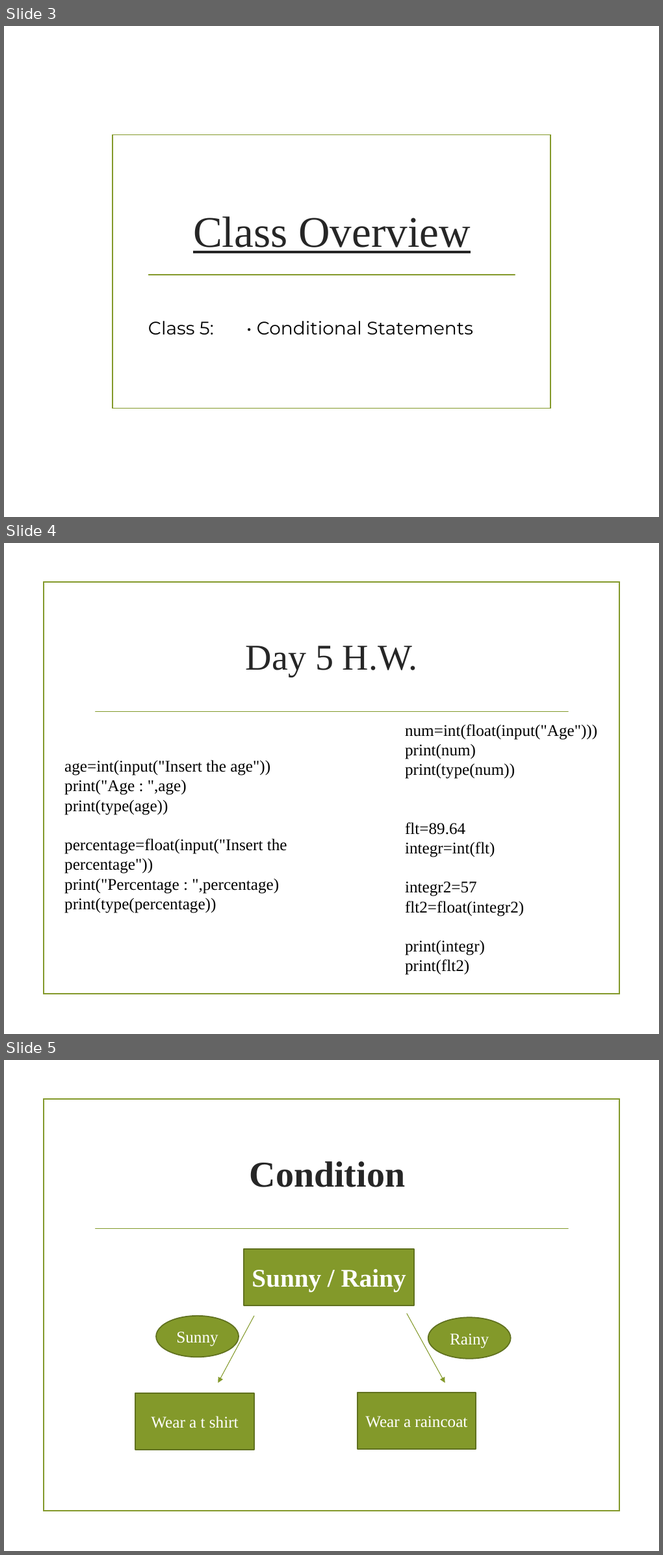
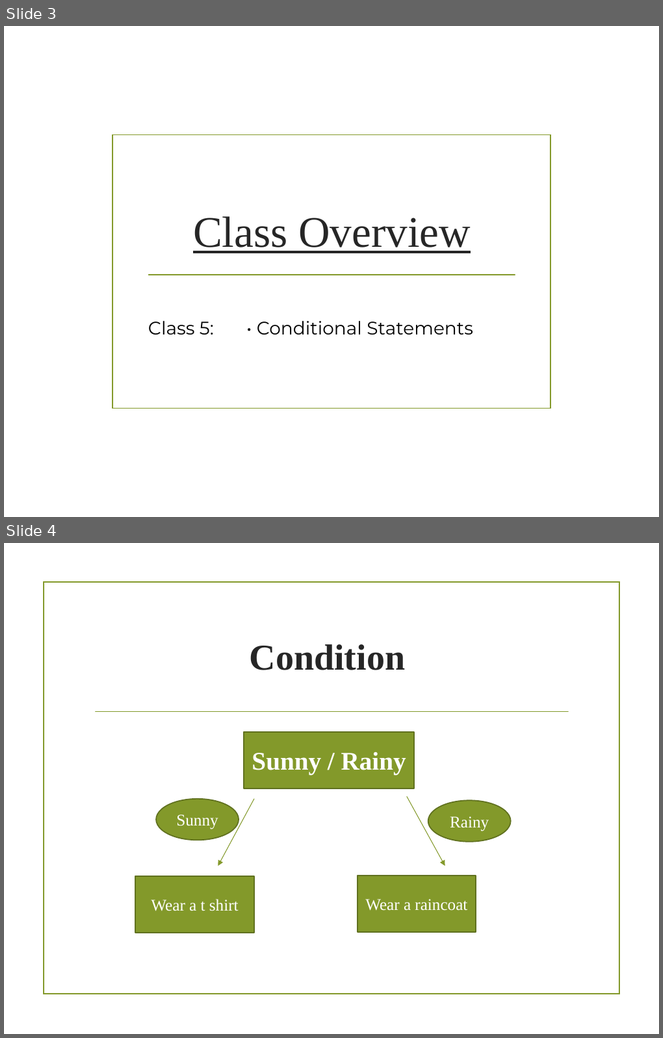
Before and after one commit to tf153/Connect-Bud, a slide deck: PPT/Python/class 5.pptx. Shown one above the other, each under a label of ours: slides 3, 4 and 5 before the commit, slides 3 and 4 after it. The pictures are 663x1555 and 663x1038 pixels, drawn with LibreOffice and Linux fonts; fonts in the diff are those of the drawing; background and template pictures are left out. Boxes give left, top, right and bottom in pixels: in the first picture for what was removed or moved away, otherwise in the second. Text is boxed around its words. In the diff, an @@ line names an element or a change of style, - is before the commit and + after.

```diff
--- a/PPT/Python/class 5.pptx
+++ b/PPT/Python/class 5.pptx
@@ slide 4 removed at (4,543,659,1034), background picture (left out); not listed: 2 template elements that a slide beside it also shows @@
@@ title removed at (246,646,418,676) @@
-Day 5 H.W.
@@ text removed at (405,724,597,975) @@
-num=int(float(input("Age")))
-print(num)
-print(type(num))
-flt=89.64
-integr=int(flt)
-integr2=57
-flt2=float(integr2)
-print(integr)
-print(flt2)
@@ text removed at (64,760,287,913) @@
-age=int(input("Insert the age"))
-print("Age : ",age)
-print(type(age))
-percentage=float(input("Insert the percentage"))
-print("Percentage : ",percentage)
-print(type(percentage))
@@ what was slide 5 is now slide 4 @@
```
Also in this commit, not shown: 11 other files.
